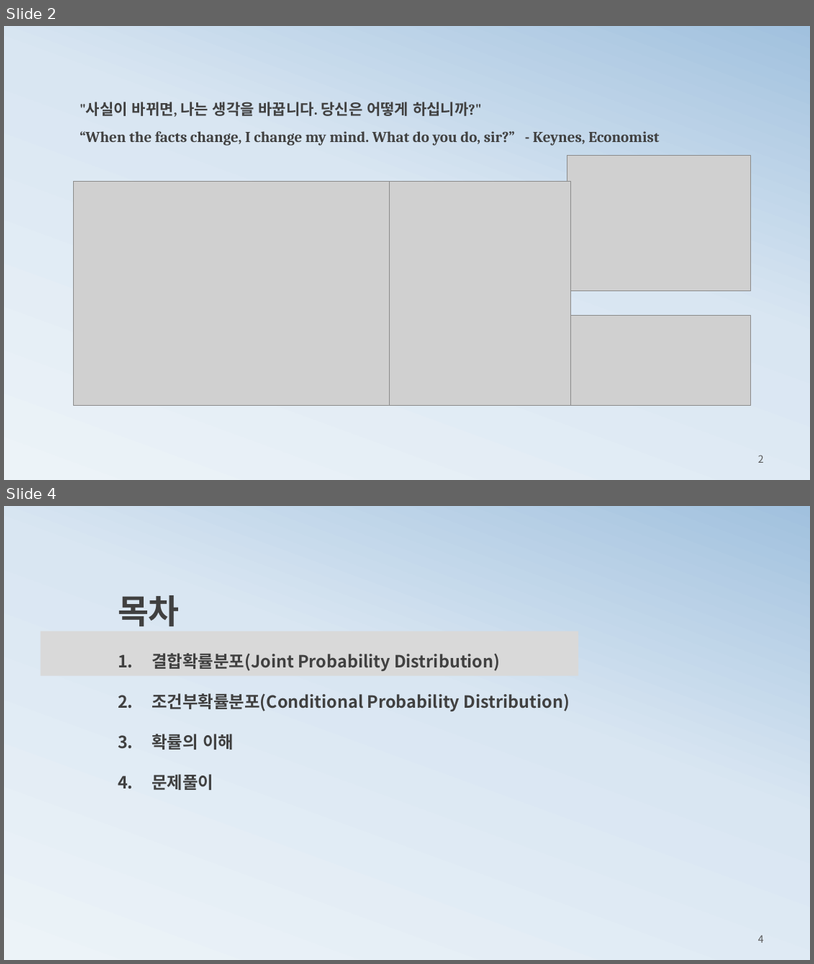
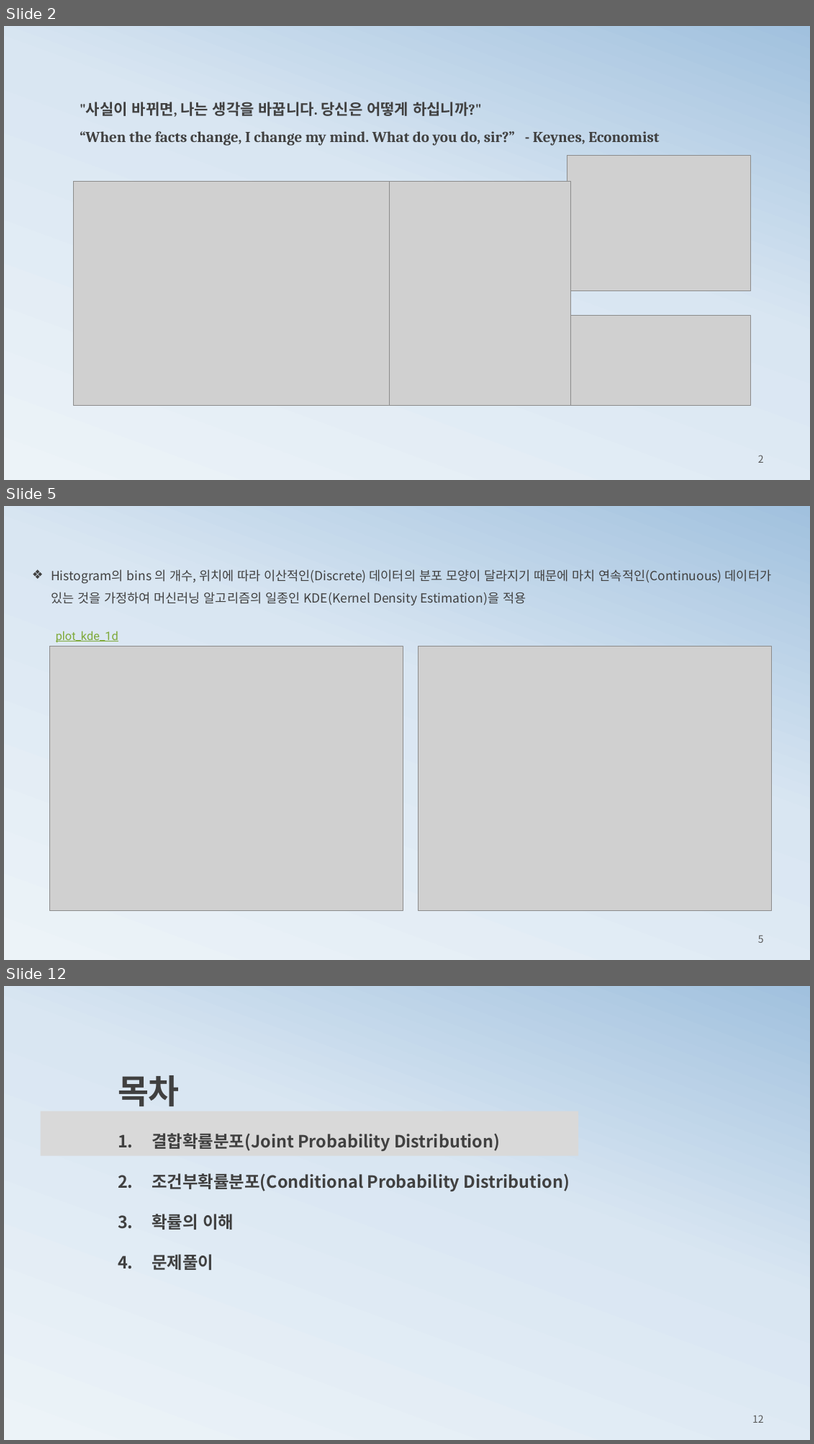
Before and after one commit to ancestor9/mathematics-for-machine-learning, a slide deck: 2_histogram2probability.pptx. Shown one above the other, each under a label of ours: slides 2 and 4 before the commit, slides 2, 5 and 12 after it; the slides between them are not shown. The pictures are 814x964 and 814x1444 pixels, drawn with LibreOffice and Linux fonts; fonts in the diff are those of the drawing; grey boxes stand for pictures. Boxes give left, top, right and bottom in pixels: in the first picture for what was removed or moved away, otherwise in the second. Text is boxed around its words. In the diff, an @@ line names an element or a change of style, - is before the commit and + after.

```diff
--- a/2_histogram2probability.pptx
+++ b/2_histogram2probability.pptx
@@ slide 5 added at (4,506,810,960), background gradient #ECF3F8 to #D9E6F2 to #A1C1DE @@
@@ text added at (51,569,772,605), 15 pt, text #404040 @@
+❖ Histogram의 bins 의 개수, 위치에 따라 이산적인(Discrete) 데이터의 분포 모양이 달라지기 때문에 마치 연속적인(Continuous) 데이터가 있는 것을 가정하여 머신러닝 알고리즘의 일종인 KDE(Kernel Density Estimation)을 적용
@@ text added at (56,631,118,643), 14 pt, text #7EA939, underline @@
+plot_kde_1d
@@ picture added at (50,646,404,911) @@
@@ picture added at (419,646,772,911) @@
@@ page number added at (759,935,764,942), 12 pt, text #595959 @@
+5
@@ what was slide 4 is now slide 12 @@
@@ page number at (753,1414,764,1422): text changed @@
-4
+12
```
Also in this commit, not shown: 1 slide changed, 7 other slides added, 1 slide removed, 1 other file.
